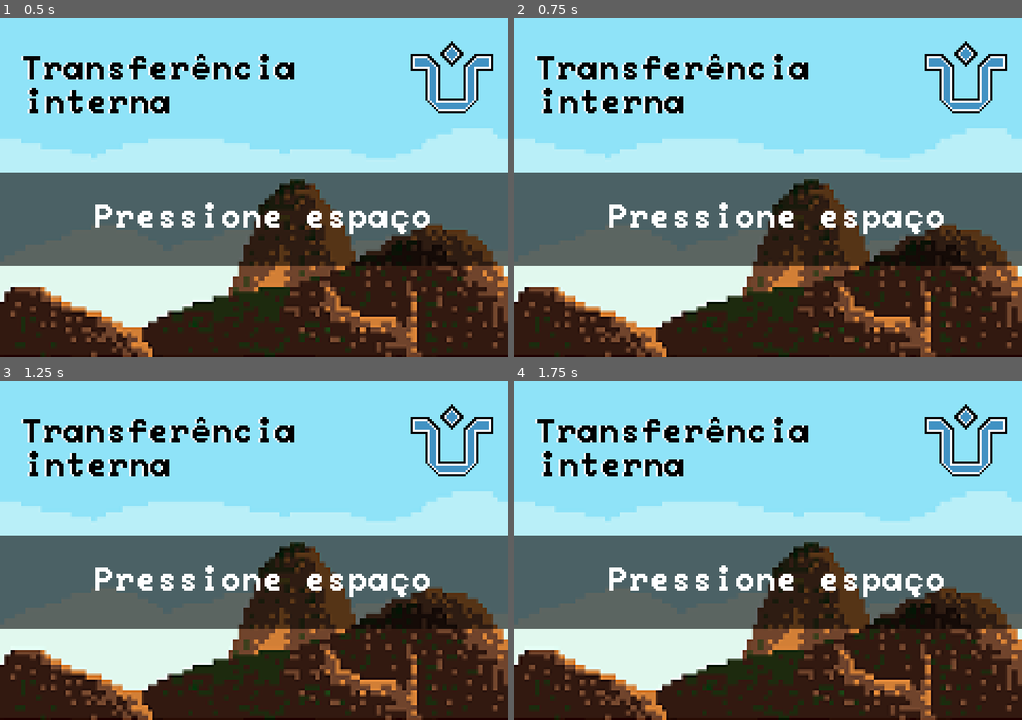
Above: before the commit, frames 1-4 (two rows, left to right).
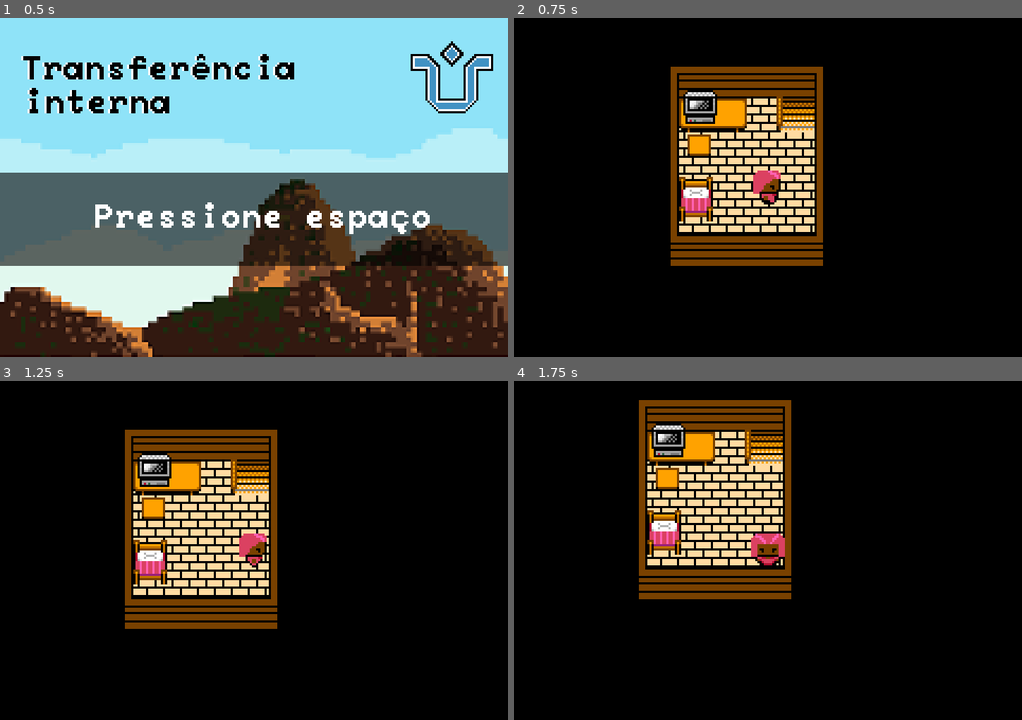
Above: after the commit, the same moments.

Repository: cauesmelo/transferencia-interna
Game: Godot game, scene res://Menu/main_menu.tscn
Same seed, same stepped clock (60 frames per second), same inputs: the game is played once before the commit and once after it.
Inputs:
- Up to frame 1 (0.5 s): no input
- Up to frame 2 (0.75 s): tap Enter at 0.5 s; hold D (right) from 0.53 s (still down); hold Space (action, bound only after the commit) from 0.53 s (still down)
- Up to frame 3 (1.25 s): keep holding D (right); keep holding Space (action, bound only after the commit)
- Up to frame 4 (1.75 s): release D (right) at 1.28 s; release Space (action, bound only after the commit) at 1.28 s; hold S (down) from 1.28 s (still down); tap Space (action, bound only after the commit) at 1.35 s

Frame 1 is identical in both runs. In frame 2, 97% of the frame differs, in the area x 0-100%, y 0-100%; in frame 3, 97%; in frame 4, 97%.

Commit message:
feat: add some primary assets

Diff:
--- a/Character/player_cat.tscn
+++ b/Character/player_cat.tscn
@@ -1,7 +1,7 @@
 [gd_scene load_steps=29 format=3 uid="uid://155qgqlh3340"]
 
-[ext_resource type="Texture2D" uid="uid://dxis8pq24snu7" path="res://Art/Sprout Lands - Sprites - Basic pack/Characters/Basic Charakter Spritesheet.png" id="1_ons5u"]
 [ext_resource type="Script" path="res://Character/player_cat.gd" id="1_y6vyu"]
+[ext_resource type="Texture2D" uid="uid://bmi47tdk2s3xj" path="res://Assets/Images/luana.png" id="2_7s63f"]
 
 [sub_resource type="RectangleShape2D" id="RectangleShape2D_17e4w"]
 size = Vector2(14, 6)
@@ -242,7 +242,7 @@
 starting_direction = Vector2(0, -1)
 
 [node name="Sprite2d" type="Sprite2D" parent="."]
-texture = ExtResource("1_ons5u")
+texture = ExtResource("2_7s63f")
 hframes = 4
 vframes = 4
 
--- a/Level/luana_room.tscn
+++ b/Level/luana_room.tscn
@@ -1,22 +1,80 @@
-[gd_scene load_steps=3 format=3 uid="uid://bq3vay6gr70dl"]
+[gd_scene load_steps=12 format=3 uid="uid://bq3vay6gr70dl"]
 
 [ext_resource type="PackedScene" uid="uid://155qgqlh3340" path="res://Character/player_cat.tscn" id="1_s6avu"]
 [ext_resource type="TileSet" uid="uid://d0qlrkxnamm54" path="res://Tileset/game_level.tres" id="2_o6rlt"]
+[ext_resource type="Texture2D" uid="uid://jkvhs8rvuoms" path="res://Assets/Images/bed.png" id="3_4o6be"]
+[ext_resource type="Texture2D" uid="uid://bupm23s3pydhg" path="res://Assets/Images/table.png" id="4_8tls1"]
+[ext_resource type="Texture2D" uid="uid://28lbxtlttd15" path="res://Assets/Images/computer.png" id="5_vl5ee"]
+[ext_resource type="Texture2D" uid="uid://dbu23yqwukvwt" path="res://Assets/Images/step.png" id="6_kdv2f"]
+[ext_resource type="Texture2D" uid="uid://nogr4npdw1lv" path="res://Assets/Images/handrail.png" id="7_io6p5"]
+[ext_resource type="Texture2D" uid="uid://drxaof1t67pr6" path="res://Assets/Images/bench.png" id="8_556df"]
+
+[sub_resource type="RectangleShape2D" id="RectangleShape2D_p2ll6"]
+size = Vector2(16, 21)
+
+[sub_resource type="RectangleShape2D" id="RectangleShape2D_fwnl1"]
+size = Vector2(3, 19)
+
+[sub_resource type="RectangleShape2D" id="RectangleShape2D_1jklt"]
+size = Vector2(32, 16)
 
 [node name="house" type="Node2D"]
+position = Vector2(75, -10)
 
 [node name="Camera2d" type="Camera2D" parent="."]
 position = Vector2(44, 90)
+
+[node name="TileMap" type="TileMap" parent="."]
+tile_set = ExtResource("2_o6rlt")
+format = 2
+layer_0/name = "House"
+layer_0/z_index = -5
+layer_0/tile_data = PackedInt32Array(131072, 4, 1, 196608, 4, 2, 262144, 4, 2, 327680, 4, 2, 393216, 4, 2, 458752, 4, 3, 458753, 65540, 3, 458754, 65540, 3, 458755, 65540, 3, 458756, 65540, 3, 131073, 65540, 1, 393218, 65540, 2, 393219, 65540, 2, 393220, 65540, 2, 327684, 65540, 2, 262148, 65540, 2, 131076, 65540, 1, 131074, 65540, 1, 196610, 65540, 2, 262146, 65540, 2, 327682, 65540, 2, 327683, 65540, 2, 262147, 65540, 2, 196611, 65540, 2, 131075, 65540, 1, 262145, 65540, 2, 458757, 131076, 3, 393221, 131076, 2, 327685, 131076, 2, 262149, 131076, 2, 196613, 131076, 2, 131077, 131076, 1, 196609, 65540, 2, 327681, 65540, 2, 393217, 65540, 2, 196612, 65540, 2)
+
+[node name="Step" type="Sprite2D" parent="."]
+position = Vector2(72, 56)
+texture = ExtResource("6_kdv2f")
+
+[node name="Bed" type="StaticBody2D" parent="."]
+position = Vector2(24, 95)
+
+[node name="CollisionShape2d" type="CollisionShape2D" parent="Bed"]
+position = Vector2(0, 0.5)
+shape = SubResource("RectangleShape2D_p2ll6")
+
+[node name="Bed" type="Sprite2D" parent="Bed"]
+texture = ExtResource("3_4o6be")
+
+[node name="Handrail" type="StaticBody2D" parent="."]
+
+[node name="HandrailSprite" type="Sprite2D" parent="Handrail"]
+position = Vector2(57, 55)
+texture = ExtResource("7_io6p5")
+
+[node name="CollisionShape2d" type="CollisionShape2D" parent="Handrail"]
+position = Vector2(63.5, 54.5)
+shape = SubResource("RectangleShape2D_fwnl1")
+
+[node name="Table" type="StaticBody2D" parent="."]
+
+[node name="CollisionShape2d" type="CollisionShape2D" parent="Table"]
+position = Vector2(32, 56)
+shape = SubResource("RectangleShape2D_1jklt")
+
+[node name="Table" type="Sprite2D" parent="Table"]
+position = Vector2(32, 56)
+texture = ExtResource("4_8tls1")
+
+[node name="Computer" type="Sprite2D" parent="."]
+position = Vector2(26, 52)
+texture = ExtResource("5_vl5ee")
+
+[node name="Bench" type="Sprite2D" parent="."]
+position = Vector2(26, 72)
+texture = ExtResource("8_556df")
 
 [node name="PlayerCat" parent="." instance=ExtResource("1_s6avu")]
 position = Vector2(44, 90)
 
 [node name="RemoteTransform2d" type="RemoteTransform2D" parent="PlayerCat"]
 remote_path = NodePath("../../Camera2d")
-
-[node name="TileMap" type="TileMap" parent="."]
-tile_set = ExtResource("2_o6rlt")
-format = 2
-layer_0/name = "House"
-layer_0/z_index = -5
-layer_0/tile_data = PackedInt32Array(131072, 4, 1, 196608, 4, 2, 262144, 4, 2, 327680, 4, 2, 393216, 4, 2, 458752, 4, 3, 458753, 65540, 3, 458754, 65540, 3, 458755, 65540, 3, 458756, 65540, 3, 131073, 65540, 1, 196609, 3, 0, 327681, 3, 0, 393217, 3, 0, 393218, 65540, 2, 393219, 65540, 2, 393220, 65540, 2, 327684, 65540, 2, 262148, 65540, 2, 196612, 3, 0, 131076, 65540, 1, 131074, 65540, 1, 196610, 65540, 2, 262146, 65540, 2, 327682, 65540, 2, 327683, 65540, 2, 262147, 65540, 2, 196611, 65540, 2, 131075, 65540, 1, 262145, 65540, 2, 458757, 131076, 3, 393221, 131076, 2, 327685, 131076, 2, 262149, 131076, 2, 196613, 131076, 2, 131077, 131076, 1)
--- /dev/null
+++ b/Menu/main_menu.gd
@@ -0,0 +1,5 @@
+extends Control
+
+func _process(delta):
+	if(Input.get_action_strength("action") == 1):
+		get_tree().change_scene_to_file("res://Level/luana_room.tscn")
--- a/Menu/main_menu.tscn
+++ b/Menu/main_menu.tscn
@@ -1,14 +1,18 @@
-[gd_scene load_steps=3 format=3 uid="uid://bvsur1vxgmub3"]
+[gd_scene load_steps=4 format=3 uid="uid://bvsur1vxgmub3"]
 
 [ext_resource type="Texture2D" uid="uid://dvhllyic06ifv" path="res://Assets/Images/main-menu-bg.png" id="1_kaptk"]
 [ext_resource type="Theme" uid="uid://cxmx36b80lglb" path="res://Assets/Themes/default_theme.tres" id="1_s11ao"]
+[ext_resource type="Script" path="res://Menu/main_menu.gd" id="2_rx8vt"]
 
 [node name="menu" type="Control"]
 layout_mode = 3
 anchors_preset = 15
 anchor_right = 1.0
 anchor_bottom = 1.0
+grow_horizontal = 2
+grow_vertical = 2
 theme = ExtResource("1_s11ao")
+script = ExtResource("2_rx8vt")
 
 [node name="Main-menu-bg" type="Sprite2D" parent="."]
 position = Vector2(120, 80)
--- /dev/null
+++ b/Script/Globals.gd
@@ -0,0 +1,9 @@
+extends Node
+
+var score = 0
+
+signal score_changed(score)
+
+func set_score(new_score):
+	score = new_score
+	emit_signal("score_changed", score)
--- a/Tileset/game_level.tres
+++ b/Tileset/game_level.tres
@@ -4,8 +4,8 @@
 [ext_resource type="Texture2D" uid="uid://oir1ykvj7mgi" path="res://Art/Sprout Lands - Sprites - Basic pack/Tilesets/Hills.png" id="2_6675g"]
 [ext_resource type="Texture2D" uid="uid://cyhtjp3kaqqg1" path="res://Art/Sprout Lands - Sprites - Basic pack/Tilesets/Tilled Dirt.png" id="3_3q1yy"]
 [ext_resource type="Texture2D" uid="uid://xx5pfq55poxc" path="res://Art/Sprout Lands - Sprites - Basic pack/Tilesets/Water.png" id="4_2wtap"]
-[ext_resource type="Texture2D" uid="uid://clmcm210d1hlv" path="res://Art/Sprout Lands - Sprites - Basic pack/Tilesets/Wooden House.png" id="5_s2jlk"]
 [ext_resource type="Texture2D" uid="uid://fsatlhjo0cab" path="res://Art/Sprout Lands - Sprites - Basic pack/Tilesets/Fences.png" id="6_8pfdt"]
+[ext_resource type="Texture2D" uid="uid://1yeo6jq5ncj8" path="res://Assets/Images/tileset.png" id="7_c4sqd"]
 
 [sub_resource type="TileSetAtlasSource" id="TileSetAtlasSource_tfq1u"]
 texture = ExtResource("1_ksrk8")
@@ -547,7 +547,7 @@
 3:0/0/physics_layer_0/angular_velocity = 0.0
 
 [sub_resource type="TileSetAtlasSource" id="TileSetAtlasSource_0bil3"]
-texture = ExtResource("5_s2jlk")
+texture = ExtResource("7_c4sqd")
 1:0/0 = 0
 1:0/0/physics_layer_0/linear_velocity = Vector2(0, 0)
 1:0/0/physics_layer_0/angular_velocity = 0.0
--- a/project.godot
+++ b/project.godot
@@ -49,8 +49,17 @@
 , Object(InputEventKey,"resource_local_to_scene":false,"resource_name":"","device":0,"window_id":0,"alt_pressed":false,"shift_pressed":false,"ctrl_pressed":false,"meta_pressed":false,"pressed":false,"keycode":0,"physical_keycode":4194320,"unicode":0,"echo":false,"script":null)
 ]
 }
+action={
+"deadzone": 0.5,
+"events": [Object(InputEventKey,"resource_local_to_scene":false,"resource_name":"","device":0,"window_id":0,"alt_pressed":false,"shift_pressed":false,"ctrl_pressed":false,"meta_pressed":false,"pressed":false,"keycode":0,"physical_keycode":32,"unicode":0,"echo":false,"script":null)
+, Object(InputEventKey,"resource_local_to_scene":false,"resource_name":"","device":0,"window_id":0,"alt_pressed":false,"shift_pressed":false,"ctrl_pressed":false,"meta_pressed":false,"pressed":false,"keycode":0,"physical_keycode":90,"unicode":0,"echo":false,"script":null)
+, Object(InputEventKey,"resource_local_to_scene":false,"resource_name":"","device":0,"window_id":0,"alt_pressed":false,"shift_pressed":false,"ctrl_pressed":false,"meta_pressed":false,"pressed":false,"keycode":0,"physical_keycode":4194309,"unicode":0,"echo":false,"script":null)
+, Object(InputEventMouseButton,"resource_local_to_scene":false,"resource_name":"","device":-1,"window_id":0,"alt_pressed":false,"shift_pressed":false,"ctrl_pressed":false,"meta_pressed":false,"button_mask":0,"position":Vector2(0, 0),"global_position":Vector2(0, 0),"factor":1.0,"button_index":1,"pressed":false,"double_click":false,"script":null)
+]
+}
 
 [rendering]
 
 renderer/rendering_method="mobile"
+environment/defaults/default_clear_color=Color(0, 0, 0, 1)
 textures/canvas_textures/default_texture_filter=0
Binary file added: Assets/Editable/Basic Charakter Spritesheet.png
Not shown, added: Assets/Editable/Basic Charakter Spritesheet.png.import
Binary file added: Assets/Editable/bed.aseprite
Binary file added: Assets/Editable/bench.aseprite
Binary file added: Assets/Editable/computer.aseprite
Binary file added: Assets/Editable/handrail.aseprite
Binary file added: Assets/Editable/luana.aseprite
Binary file added: Assets/Editable/step.aseprite
Binary file added: Assets/Editable/table.aseprite
Binary file added: Assets/Images/bed.png
Not shown, added: Assets/Images/bed.png.import
Binary file added: Assets/Images/bench.png
(and 13 more such lines)
